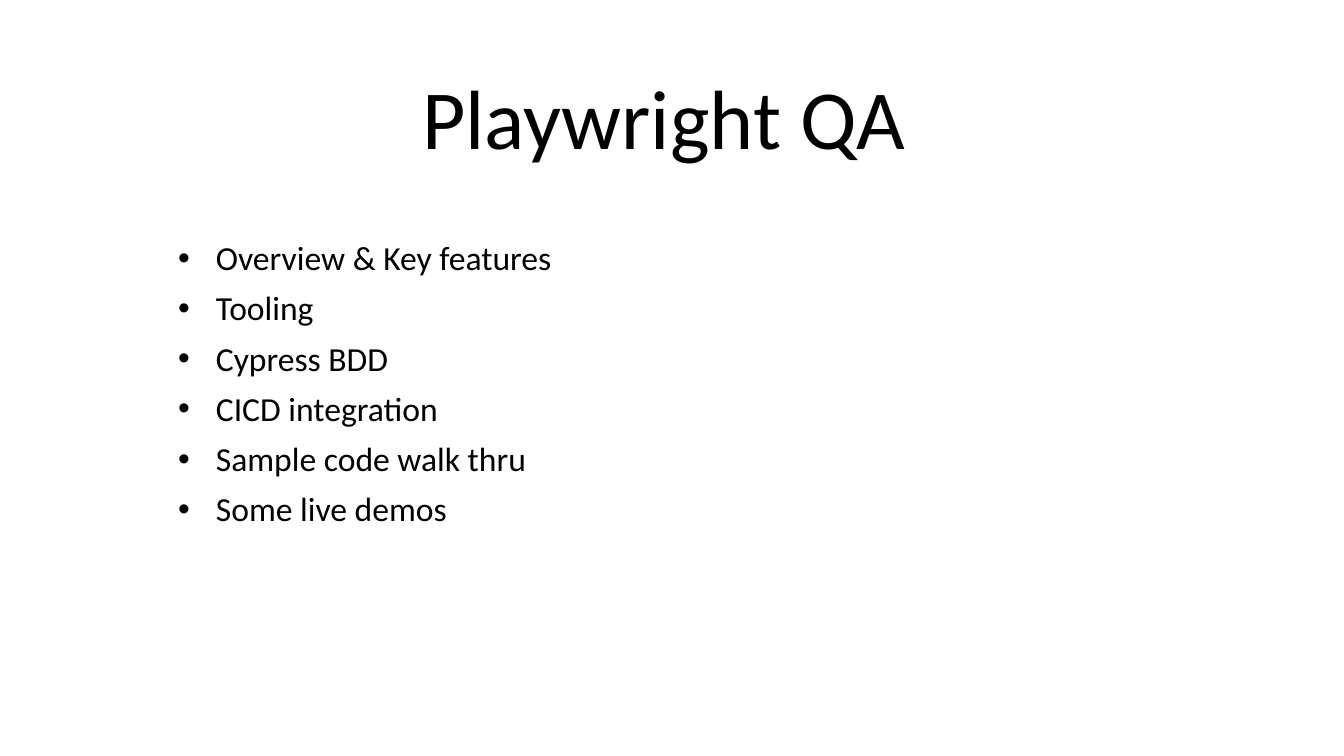
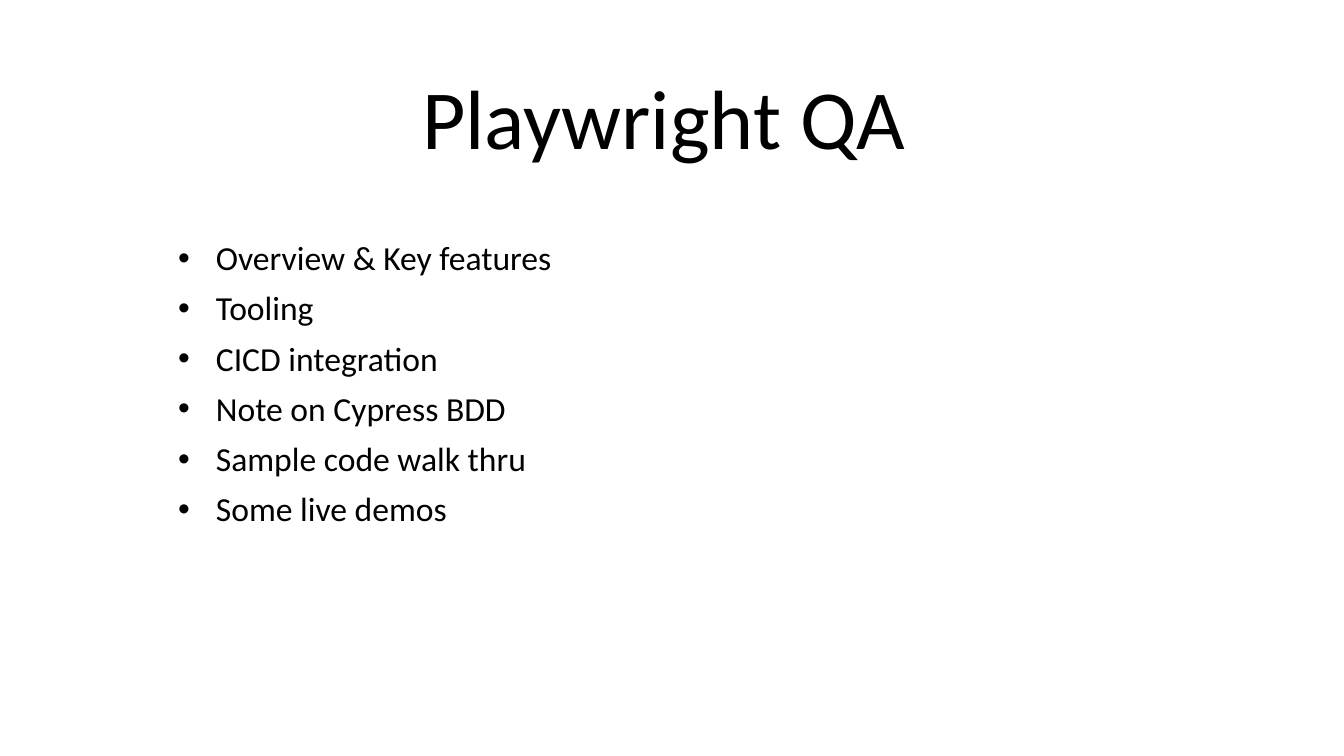
Before and after one commit to umesh-prabhu/demo1, a slide deck: slide 1 of playwr-ppt.pptx. Drawn at 1344x756 pixels with LibreOffice and Linux fonts; fonts in the diff are those of the drawing. Boxes give left, top, right and bottom in pixels: in the first picture for what was removed or moved away, otherwise in the second. Text is boxed around its words. In the diff, an @@ line names an element or a change of style, - is before the commit and + after.

```diff
--- a/playwr-ppt.pptx
+++ b/playwr-ppt.pptx
@@ subtitle at (x1=216, y1=349, x2=388, y2=377): paragraph removed @@
-• Cypress BDD
@@ subtitle at (x1=216, y1=399, x2=506, y2=427): paragraph added @@
+• Note on Cypress BDD
```
Also in this commit, not shown: 1 other slide changed, 1 slide removed, 4 other files.
